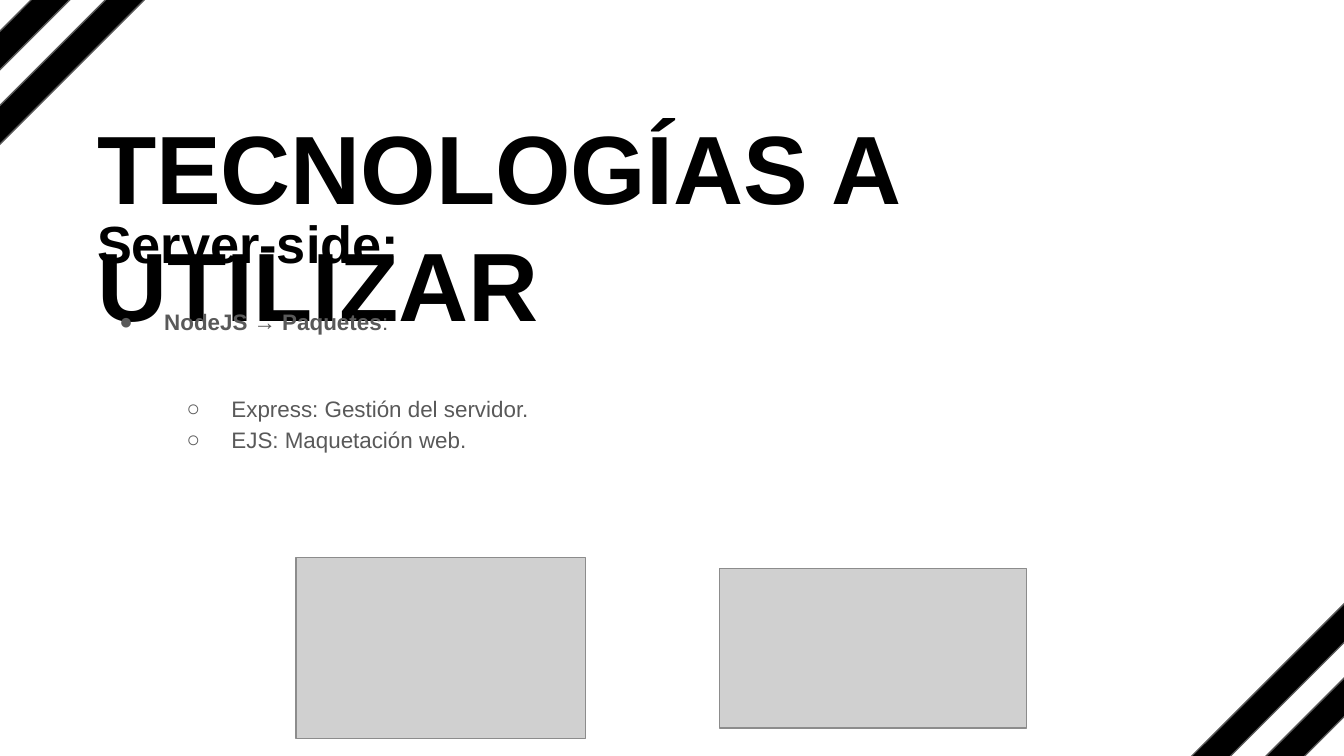
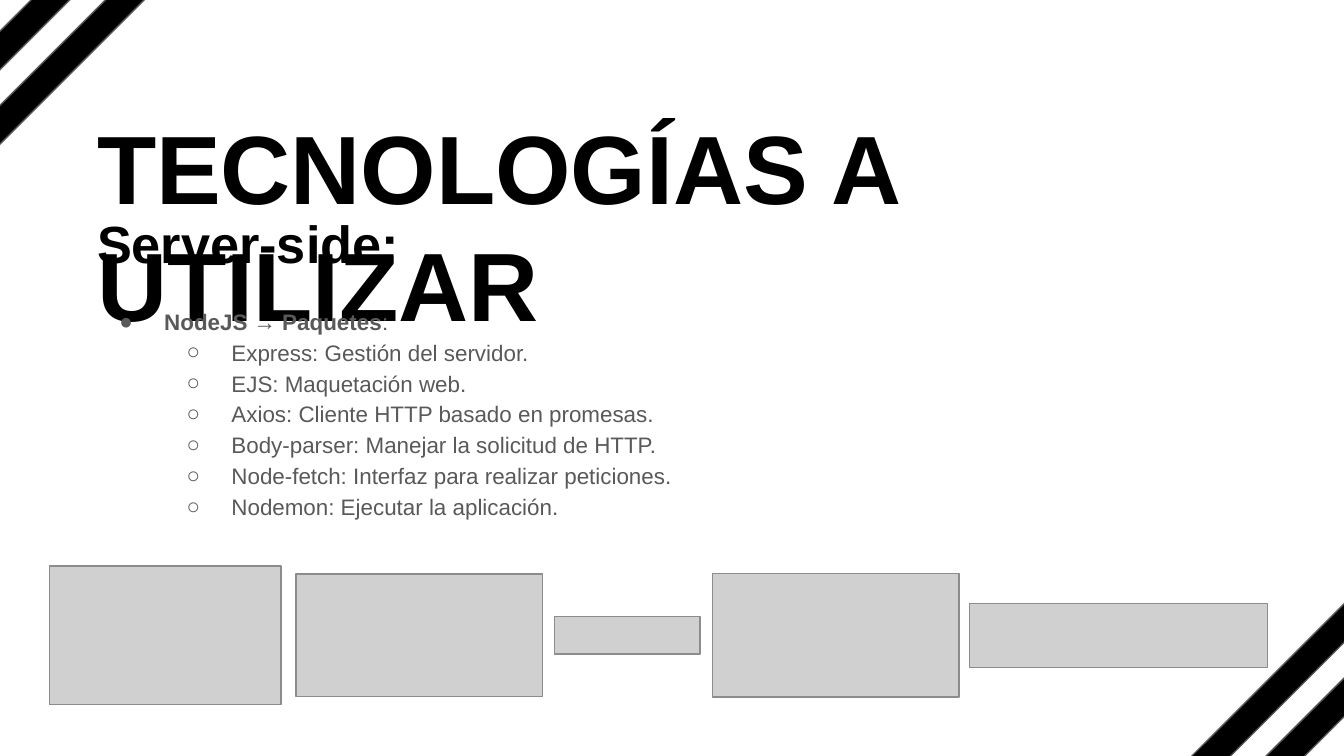
Before and after one commit to RedxLus/open-source-hosting, a slide deck: slide 5 of PRESENTATION-FILES/Proyecto-FTC.pptx. Drawn at 1344x756 pixels with LibreOffice and Linux fonts; fonts in the diff are those of the drawing; grey boxes stand for pictures. Boxes give left, top, right and bottom in pixels: in the first picture for what was removed or moved away, otherwise in the second. Text is boxed around its words. In the diff, an @@ line names an element or a change of style, - is before the commit and + after.

Commit message:
update presentation files

```diff
--- a/PRESENTATION-FILES/Proyecto-FTC.pptx
+++ b/PRESENTATION-FILES/Proyecto-FTC.pptx
@@ text at [231,406,671,520]: paragraphs added @@
+  ○ Axios: Cliente HTTP basado en promesas.
+  ○ Body-parser: Manejar la solicitud de HTTP.
+  ○ Node-fetch: Interfaz para realizar peticiones.
+  ○ Nodemon: Ejecutar la aplicación.
@@ picture added at [50,566,282,704] @@
@@ picture: place and size @@
-picture at [296,558,585,739]
+picture at [296,574,542,696]
@@ picture: place and size @@
-picture at [719,569,1027,728]
+picture at [712,574,960,698]
@@ picture added at [555,617,700,655] @@
@@ picture added at [969,603,1267,668] @@
```
Also in this commit, not shown: 1 other file.
